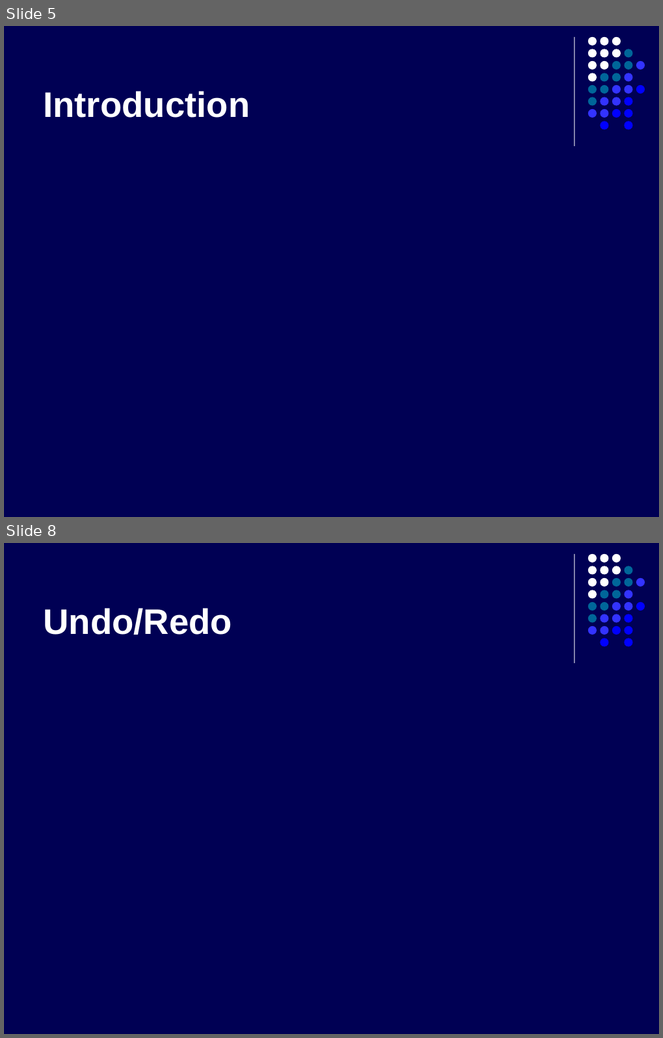
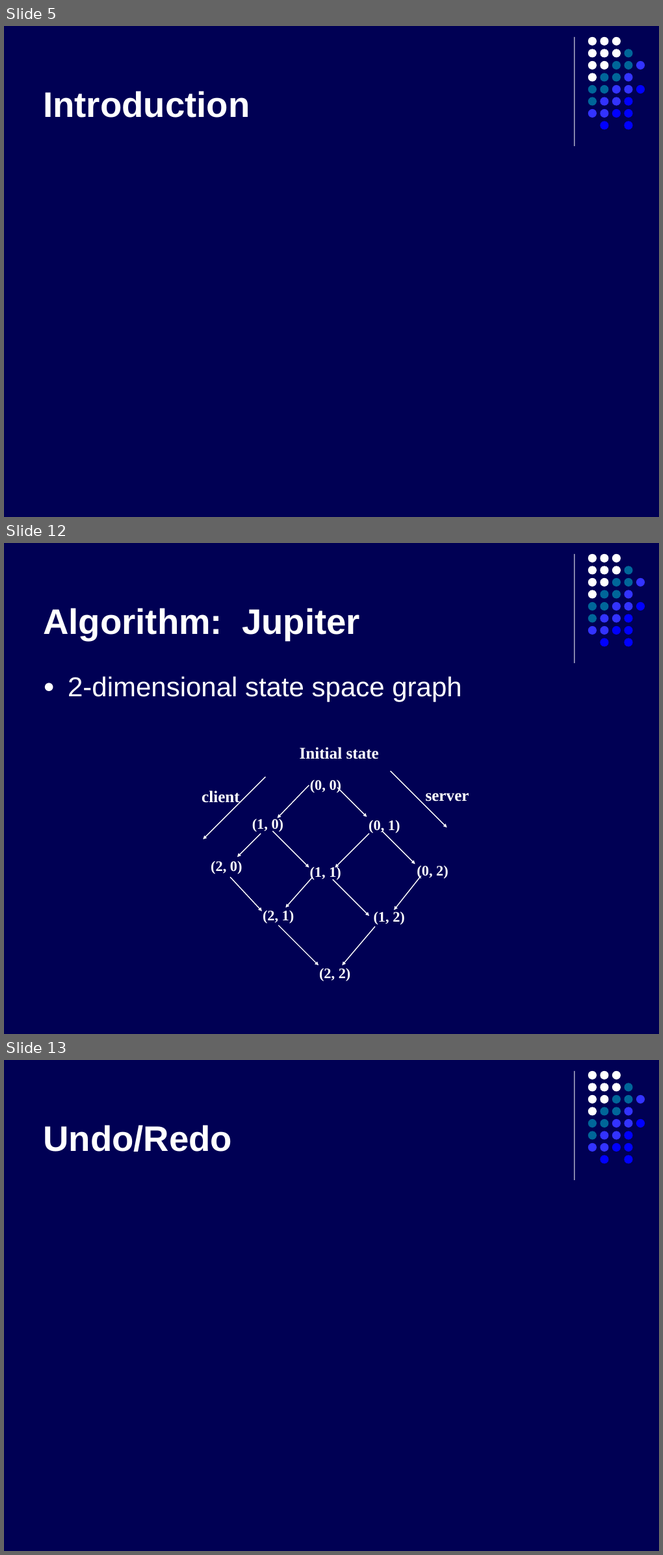
Before and after one commit to kyanha/ace, a slide deck: ace/trunk/doc/presentation/presentation.ppt. Shown one above the other, each under a label of ours: slides 5 and 8 before the commit, slides 5, 12 and 13 after it; the slides between them are not shown. The pictures are 663x1038 and 663x1555 pixels, drawn with LibreOffice and Linux fonts; fonts in the diff are those of the drawing. Boxes give left, top, right and bottom in pixels: in the first picture for what was removed or moved away, otherwise in the second. Text is boxed around its words. In the diff, an @@ line names an element or a change of style, - is before the commit and + after.

```diff
--- a/ace/trunk/doc/presentation/presentation.ppt
+++ b/ace/trunk/doc/presentation/presentation.ppt
@@ slide 12 added at (4, 543, 659, 1034), background #000054; not listed: 32 template elements that a slide beside it also shows @@
@@ title added at (43, 608, 360, 641), 39 pt, text #FFFFFF, bold @@
+Algorithm: Jupiter
@@ text added at (68, 676, 462, 702), 30 pt, text #FFFFFF @@
+● 2-dimensional state space graph
@@ group added at (202, 747, 469, 982): 14 arrows, 12 texts @@
+(0, 0)
+(2, 0)
+(0, 1)
+(1, 0)
+(2, 2)
+(2, 1)
+(0, 2)
+(1, 1)
+(1, 2)
+server
+client
+Initial state
@@ what was slide 8 is now slide 13 @@
```
Also in this commit, not shown: 1 slide changed, 5 other slides added, 1 slide removed.
